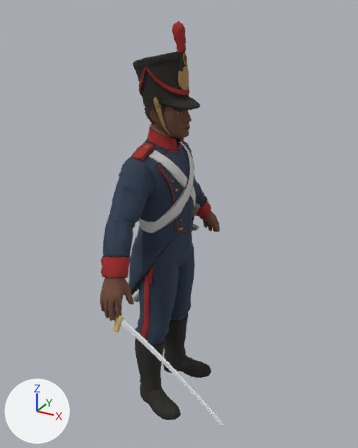
A saved change to the glTF model assets/cabral/3d/anims/tajo.glb.
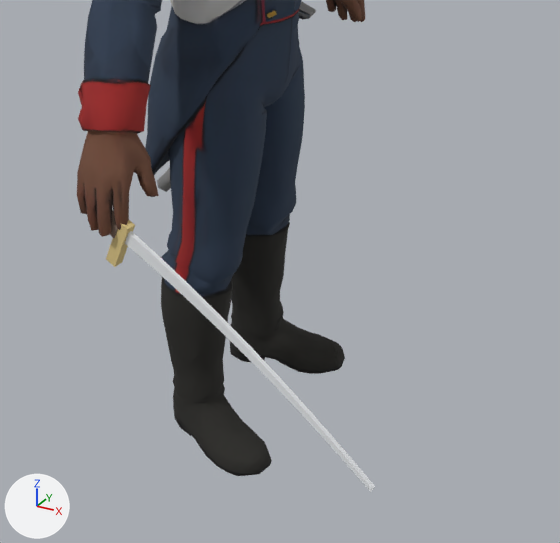
There are two pictures of each version: one whole from a camera (50 mm lens) standing at (0.64, -0.998, 1.028) and looking at (0.096, -0.008, 0.533), one close up on the part from 19% to 84% of the width and 50% to 100% of the height. Every picture has the same lights, and +X, +Y and +Z are marked at lower left. The last two pictures show the newer version. Vertices at exactly the same position are counted once.

The scene before the commit, as lines of its bpy script (objects in view):
```python
me_hoja = bpy.data.meshes.new('hoja')
me_hoja.from_pydata(...)  # 52 vertices, 92 faces; spans x -0.02..0.33, y -0.006..0.006, z -0.037..0.013
# faces by material slot: [68, 12, 12]
me_hoja.materials.append(mat_acero)  # white #e5e7ea
me_hoja.materials.append(mat_bronce)  # yellow #d8c284
me_hoja.materials.append(mat_puño)  # brown #846f61
me_tripo_mesh_1055043b_0dbc_4ca1_bd88_0bfe24cfdfa6 = bpy.data.meshes.new('tripo_mesh_1055043b-0dbc-4ca1-bd88-0bfe24cfdfa6')
me_tripo_mesh_1055043b_0dbc_4ca1_bd88_0bfe24cfdfa6.from_pydata(...)  # 3772 vertices, 7540 faces; spans x -0.147..0.147, y -0.273..0.273, z 0.0..1.0
me_tripo_mesh_1055043b_0dbc_4ca1_bd88_0bfe24cfdfa6.materials.append(mat_tripo_material_1055043b_0dbc_4ca1_bd88_0bfe24cfdfa6)  # picture img_color_1055043b_0dbc_4ca1_bd88_0bfe24cfdfa6
ob_sable = bpy.data.objects.new('sable', me_hoja)
ob_sable.location = (0.061, -0.255, 0.405)
ob_sable.rotation_euler = (-0.0506, 0.346, -0.148)  # degrees (-2.9, 20, -8.5)
ob_tripo_node_1055043b_0dbc_4ca1_bd88_0bfe24cfdfa6 = bpy.data.objects.new('tripo_node_1055043b-0dbc-4ca1-bd88-0bfe24cfdfa6', me_tripo_mesh_1055043b_0dbc_4ca1_bd88_0bfe24cfdfa6)
ob_tripo_node_1055043b_0dbc_4ca1_bd88_0bfe24cfdfa6.location = (0.0, 0.0, 0.0)
```
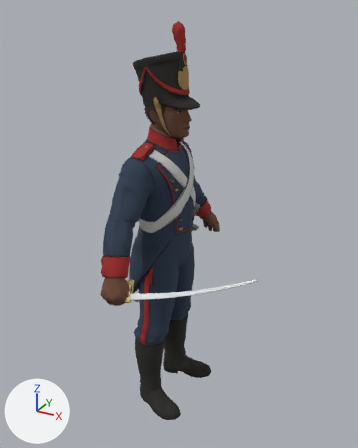
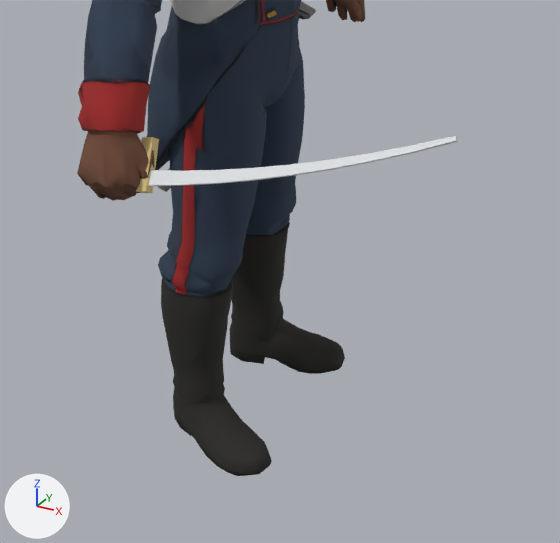
Where the change shows, as pixel boxes (x1, y1, x2, y2) in the close-ups (560 x 543 px; the box of a moved part takes in the faces that stretch with it):
'sable', moved, turned
    before: (106, 210, 375, 492)
    after: (136, 136, 458, 193)
part 1 of me_tripo_mesh_1055043b_0dbc_4ca1_bd88_0bfe24cfdfa6, moved or reshaped
    before: (77, 132, 159, 237)
    after: (77, 132, 154, 201)

The change in detail:
me_tripo_mesh_1055043b_0dbc_4ca1_bd88_0bfe24cfdfa6 is used by ob_tripo_node_1055043b_0dbc_4ca1_bd88_0bfe24cfdfa6; location (0.0, 0.0, 0.0).
me_tripo_mesh_1055043b_0dbc_4ca1_bd88_0bfe24cfdfa6 had 3772 vertices, 7540 faces and spanned x -0.147..0.147, y -0.273..0.273, z 0.0..1.0.
me_tripo_mesh_1055043b_0dbc_4ca1_bd88_0bfe24cfdfa6 now has 3772 vertices, 7540 faces and spans x -0.147..0.147, y -0.261..0.273, z 0.0..1.0.
me_tripo_mesh_1055043b_0dbc_4ca1_bd88_0bfe24cfdfa6 part 1: 68 of 3772 vertices moved; they spanned x 0.034..0.1, y -0.273..-0.219, z 0.395..0.452 and now span x 0.036..0.093, y -0.261..-0.2, z 0.41..0.462; mean shift (-0.003, 0.031, 0.009); largest move (0.07, -0.273, 0.398) -> (0.059, -0.2, 0.439).
Object 'sable' (ob_sable) moves from (0.061, -0.255, 0.405) to (0.064, -0.225, 0.432).
Object 'sable' (ob_sable) turns from (-2.9, 20, -8.5) to (143, -16, 0) degrees about x, y and z.
